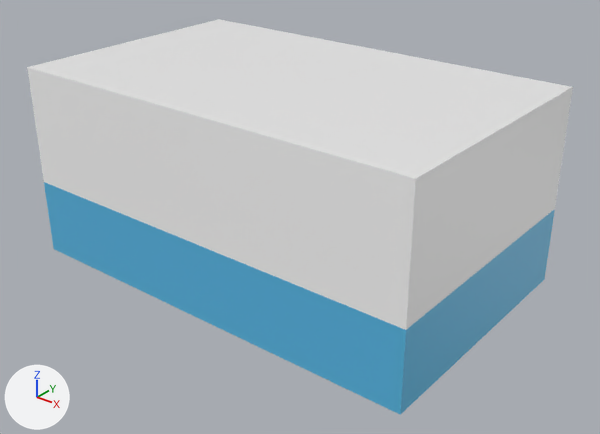
Two versions of the FBX model virtualhospital/models/ARQ-16.fbx, one commit apart.
Camera for both pictures: a camera (50 mm lens) standing at (6.75, -8.23, 5.91) and looking at (0.26, -0.12, 0.88). Arrows for +X, +Y and +Z are at lower left; the lights stay in place.

In view in the first picture: 'Pared', 'Techo'.
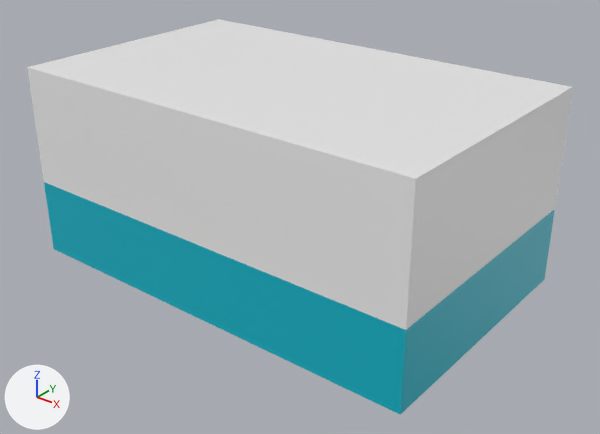
Where the change shows, as pixel boxes (x1, y1, x2, y2) in the pictures (600 x 434 px):
'Pared', recoloured (blue to cyan)
    both: (44, 180, 555, 415)

What the commit changed:
Material 'matparedbot' (mat_matparedbot) changes colour from blue #59bce7 to cyan #00b6ca; in linear values from (0.1, 0.5, 0.8) to (0.0, 0.468, 0.589).
